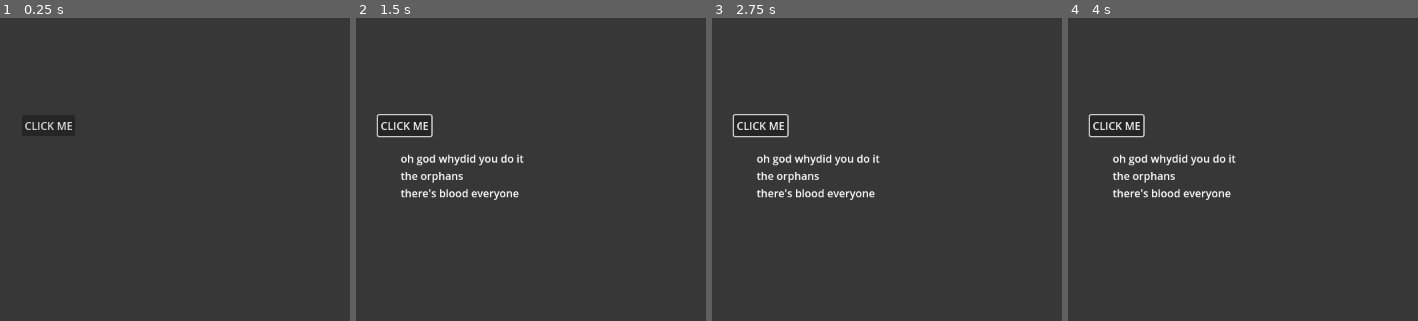
Above: before the commit, frames 1-4 (left to right).
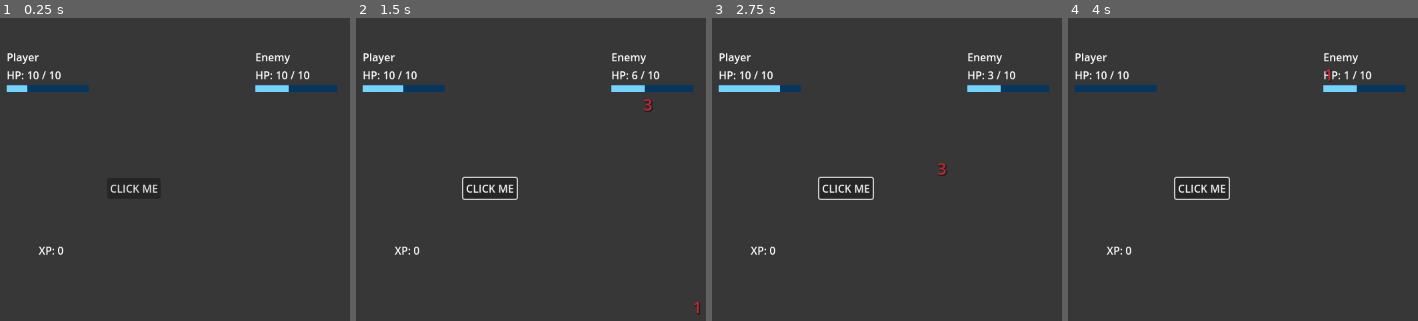
Above: after the commit, the same moments.

Repository: J0eCool/NullDream
Game: Godot game, scene res://SqueedleCraft/SqueedleCraft.tscn
The game is run twice, just before and just after one commit, with the same random seed, the same clock (stepped at 60 frames per second) and the same inputs. This scene is started directly instead of the project's main scene.
Inputs (mouse positions are in pixels of both pictures, inside the frame that each line leads up to):
- Up to frame 1 (0.25 s): no input
- Up to frame 2 (1.5 s): click "CLICK ME" at 0.5 s; move the mouse to (outside the picture) at 1.27 s; hold D (move_right) from 1.28 s (still down); tap J (attack) at 1.35 s; click (outside the picture) at 1.42 s
- Up to frame 3 (2.75 s): tap K (jump) at 1.52, 2.27 s; tap E (use) at 1.55, 2.1 s; move the mouse to (859, 299) at 2.02 s; release D (move_right) at 2.03 s; hold S (move_down) from 2.03 s (still down); tap J (attack) at 2.3 s
- Up to frame 4 (4 s): move the mouse to (outside the picture) at 2.77 s; release S (move_down) at 2.78 s; hold D (move_right) 2.78-3.53 s; tap J (attack) at 2.85, 3.8 s; tap E (use) at 3.05, 3.6 s; move the mouse to (outside the picture) at 3.52 s; hold W (move_up) from 3.53 s (still down); click (outside the picture) at 3.67 s; tap K (jump) at 3.77 s

The runs differ from the first frame. In frame 1, 2.3% of the frame differs, in the area x 1-97%, y 11-79%; in frame 2, 4.1%, in the area x 1-99%, y 11-98%; in frame 3, 4.0%; in frame 4, 4.0%.

Commit message:
SqueedleCraft is an idle game now, sure

Diff:
--- a/SqueedleCraft/SqueedleCraft.gd
+++ b/SqueedleCraft/SqueedleCraft.gd
@@ -1,15 +1,84 @@
 extends Control
+
+# let's just be a game real quick
+
+var player = {
+	level = 1,
+	max_hp = 10,
+}
+var enemy = {
+	level = 1,
+	max_hp = 10,
+}
+
+
+var hp_fmt = ""
+var attack_time = 0.0
+var xp = 0
+
+var damage_labels = []
 
 
 # Called when the node enters the scene tree for the first time.
 func _ready():
-	pass # Replace with function body.
+	hp_fmt = $Player/HP.text
+	player.hp = player.max_hp
+	enemy.hp = enemy.max_hp
+	update_labels()
 
 
-# Called every frame. 'delta' is the elapsed time since the previous frame.
-func _process(delta):
-	pass
+# Called every frame. 'dt' is the elapsed time since the previous frame.
+func _process(dt):
+	attack_time += dt
+	if attack_time > 1.0:
+		attack_time -= 1.0
+		do_attack()
+	$Player/AttackBar/Fill.size.x = $Player/AttackBar.size.x * attack_time
+
+	var to_rem = []
+	for i in range(damage_labels.size()):
+		var dam = damage_labels[i]
+		dam.t -= dt
+		if dam.t <= 0:
+			to_rem.append(i)
+		dam.v.y += 1500*dt
+		dam.label.position += dam.v*dt
+	for i in to_rem:
+		var dam = damage_labels[i]
+		damage_labels.remove_at(i)
+		$Damage.remove_child(dam.label)
 
 
 func _on_button_pressed():
-	$Label.visible = true
+	do_attack()
+
+
+func do_attack():
+	var damage = randi_range(1, 3)
+	enemy.hp -= damage
+	# better code health is to use preload().instantiate(), but this is simpler
+	var label = $Damage/Template.duplicate()
+	label.text = "{0}".format([damage])
+	label.position = $Enemy/HP.global_position
+	label.visible = true
+	$Damage.add_child(label)
+	var dam = {
+		label = label,
+		t = 1.0,
+		v = Vector2(
+			randf_range(-200.0, 200.0),
+			randf_range(-250.0, -500.0),
+		)
+	}
+	damage_labels.append(dam)
+
+	if enemy.hp <= 0:
+		enemy.hp = enemy.max_hp
+		xp += 1
+	update_labels()
+
+
+func update_labels():
+	$Player/HP.text = hp_fmt.format({"hp": player.hp, "max": player.max_hp})
+	$Enemy/HP.text = hp_fmt.format({"hp": enemy.hp, "max": enemy.max_hp})
+	$XP.text = "XP: {0}".format([xp])
--- a/SqueedleCraft/SqueedleCraft.tscn
+++ b/SqueedleCraft/SqueedleCraft.tscn
@@ -1,33 +1,114 @@
-[gd_scene load_steps=2 format=3 uid="uid://drob358kq6qwp"]
+[gd_scene load_steps=3 format=3 uid="uid://drob358kq6qwp"]
 
 [ext_resource type="Script" path="res://SqueedleCraft/SqueedleCraft.gd" id="1_ir8mt"]
+
+[sub_resource type="LabelSettings" id="LabelSettings_tiwk4"]
+font_size = 24
+font_color = Color(0.77, 0.1617, 0.192115, 1)
+outline_color = Color(0, 0, 0, 1)
+shadow_size = 4
+shadow_color = Color(0, 0, 0, 0.4)
 
 [node name="Control" type="Control"]
 layout_mode = 3
 anchors_preset = 15
 anchor_right = 1.0
 anchor_bottom = 1.0
+offset_left = -1.0
+offset_top = 1.0
+offset_right = -1.0
+offset_bottom = 1.0
 grow_horizontal = 2
 grow_vertical = 2
 script = ExtResource("1_ir8mt")
 
 [node name="Button" type="Button" parent="."]
 layout_mode = 0
-offset_left = 171.0
-offset_top = 218.0
-offset_right = 251.0
-offset_bottom = 249.0
+offset_left = 300.0
+offset_top = 311.0
+offset_right = 380.0
+offset_bottom = 342.0
 text = "CLICK ME"
 
-[node name="Label" type="Label" parent="."]
+[node name="Player" type="VBoxContainer" parent="."]
+layout_mode = 0
+offset_left = 149.0
+offset_top = 118.0
+offset_right = 272.0
+offset_bottom = 182.0
+
+[node name="Name" type="Label" parent="Player"]
+layout_mode = 2
+text = "Player
+"
+
+[node name="HP" type="Label" parent="Player"]
+layout_mode = 2
+text = "HP: {hp} / {max}"
+
+[node name="AttackBar" type="ColorRect" parent="Player"]
+custom_minimum_size = Vector2(0, 10)
+layout_mode = 2
+color = Color(0.0156863, 0.211765, 0.376471, 1)
+
+[node name="Fill" type="ColorRect" parent="Player/AttackBar"]
+layout_mode = 1
+anchors_preset = 9
+anchor_bottom = 1.0
+offset_right = 50.0
+grow_vertical = 2
+color = Color(0.45098, 0.835294, 1, 1)
+
+[node name="XP" type="Label" parent="."]
+layout_mode = 0
+offset_left = 197.0
+offset_top = 408.0
+offset_right = 256.0
+offset_bottom = 431.0
+text = "xp: {xp}"
+
+[node name="Enemy" type="VBoxContainer" parent="."]
+layout_mode = 2
+offset_left = 522.0
+offset_top = 118.0
+offset_right = 645.0
+offset_bottom = 182.0
+
+[node name="Name" type="Label" parent="Enemy"]
+layout_mode = 2
+text = "Enemy
+"
+
+[node name="HP" type="Label" parent="Enemy"]
+layout_mode = 2
+text = "HP: {hp} / {max}"
+
+[node name="AttackBar" type="ColorRect" parent="Enemy"]
+custom_minimum_size = Vector2(0, 10)
+layout_mode = 2
+color = Color(0.0156863, 0.211765, 0.376471, 1)
+
+[node name="Fill" type="ColorRect" parent="Enemy/AttackBar"]
+layout_mode = 1
+anchors_preset = 9
+anchor_bottom = 1.0
+offset_right = 50.0
+grow_vertical = 2
+color = Color(0.45098, 0.835294, 1, 1)
+
+[node name="Damage" type="Control" parent="."]
+anchors_preset = 0
+offset_right = 40.0
+offset_bottom = 40.0
+
+[node name="Template" type="Label" parent="Damage"]
 visible = false
 layout_mode = 0
-offset_left = 205.0
-offset_top = 271.0
-offset_right = 390.0
-offset_bottom = 349.0
-text = "oh god whydid you do it
-the orphans
-there's blood everyone"
+offset_left = 344.0
+offset_top = -172.0
+offset_right = 384.0
+offset_bottom = -149.0
+text = "777"
+label_settings = SubResource("LabelSettings_tiwk4")
 
 [connection signal="pressed" from="Button" to="." method="_on_button_pressed"]
--- a/project.godot
+++ b/project.godot
@@ -12,7 +12,7 @@
 
 config/name="NullDream"
 run/main_scene="res://Platformer/Platformer.tscn"
-config/features=PackedStringArray("4.2", "Forward Plus")
+config/features=PackedStringArray("4.3", "Forward Plus")
 config/icon="res://icon.svg"
 
 [display]
@@ -25,42 +25,42 @@
 
 move_right={
 "deadzone": 0.3,
-"events": [Object(InputEventKey,"resource_local_to_scene":fa …(172 unchanged characters)… eycode":68,"key_label":0,"unicode":100,"echo":false,"script":null)
+"events": [Object(InputEventKey,"resource_local_to_scene":fa …(172 unchanged characters)… eycode":68,"key_label":0,"unicode":100,"location":0,"echo":false,"script":null)
 , Object(InputEventJoypadMotion,"resource_local_to_scene":false,"resource_name":"","device":-1,"axis":0,"axis_value":1.0,"script":null)
 , Object(InputEventJoypadButton,"resource_local_to_scene":false,"resource_name":"","device":-1,"button_index":14,"pressure":0.0,"pressed":true,"script":null)
 ]
 }
 move_left={
 "deadzone": 0.3,
-"events": [Object(InputEventKey,"resource_local_to_scene":fa …(171 unchanged characters)… keycode":65,"key_label":0,"unicode":97,"echo":false,"script":null)
+"events": [Object(InputEventKey,"resource_local_to_scene":fa …(171 unchanged characters)… keycode":65,"key_label":0,"unicode":97,"location":0,"echo":false,"script":null)
 , Object(InputEventJoypadMotion,"resource_local_to_scene":false,"resource_name":"","device":-1,"axis":0,"axis_value":-1.0,"script":null)
 , Object(InputEventJoypadButton,"resource_local_to_scene":false,"resource_name":"","device":-1,"button_index":13,"pressure":0.0,"pressed":true,"script":null)
 ]
 }
 move_up={
 "deadzone": 0.3,
-"events": [Object(InputEventKey,"resource_local_to_scene":fa …(172 unchanged characters)… eycode":87,"key_label":0,"unicode":119,"echo":false,"script":null)
+"events": [Object(InputEventKey,"resource_local_to_scene":fa …(172 unchanged characters)… eycode":87,"key_label":0,"unicode":119,"location":0,"echo":false,"script":null)
 , Object(InputEventJoypadMotion,"resource_local_to_scene":false,"resource_name":"","device":-1,"axis":1,"axis_value":-1.0,"script":null)
 , Object(InputEventJoypadButton,"resource_local_to_scene":false,"resource_name":"","device":-1,"button_index":11,"pressure":0.0,"pressed":true,"script":null)
 ]
 }
 move_down={
 "deadzone": 0.3,
-"events": [Object(InputEventKey,"resource_local_to_scene":fa …(172 unchanged characters)… eycode":83,"key_label":0,"unicode":115,"echo":false,"script":null)
+"events": [Object(InputEventKey,"resource_local_to_scene":fa …(172 unchanged characters)… eycode":83,"key_label":0,"unicode":115,"location":0,"echo":false,"script":null)
 , Object(InputEventJoypadMotion,"resource_local_to_scene":false,"resource_name":"","device":-1,"axis":1,"axis_value":1.0,"script":null)
 , Object(InputEventJoypadButton,"resource_local_to_scene":false,"resource_name":"","device":-1,"button_index":12,"pressure":0.0,"pressed":true,"script":null)
 ]
 }
 jump={
 "deadzone": 0.5,
-"events": [Object(InputEventKey,"resource_local_to_scene":fa …(172 unchanged characters)… eycode":75,"key_label":0,"unicode":107,"echo":false,"script":null)
+"events": [Object(InputEventKey,"resource_local_to_scene":fa …(172 unchanged characters)… eycode":75,"key_label":0,"unicode":107,"location":0,"echo":false,"script":null)
 , Object(InputEventJoypadButton,"resource_local_to_scene":false,"resource_name":"","device":-1,"button_index":0,"pressure":0.0,"pressed":true,"script":null)
-, Object(InputEventKey,"resource_local_to_scene":false,"reso …(162 unchanged characters)… keycode":32,"key_label":0,"unicode":32,"echo":false,"script":null)
+, Object(InputEventKey,"resource_local_to_scene":false,"reso …(162 unchanged characters)… keycode":32,"key_label":0,"unicode":32,"location":0,"echo":false,"script":null)
 ]
 }
 attack={
 "deadzone": 0.5,
-"events": [Object(InputEventKey,"resource_local_to_scene":fa …(172 unchanged characters)… eycode":74,"key_label":0,"unicode":106,"echo":false,"script":null)
+"events": [Object(InputEventKey,"resource_local_to_scene":fa …(172 unchanged characters)… eycode":74,"key_label":0,"unicode":106,"location":0,"echo":false,"script":null)
 , Object(InputEventJoypadButton,"resource_local_to_scene":false,"resource_name":"","device":-1,"button_index":2,"pressure":0.0,"pressed":true,"script":null)
 ]
 }
@@ -86,12 +86,12 @@
 }
 exit={
 "deadzone": 0.5,
-"events": [Object(InputEventKey,"resource_local_to_scene":fa …(175 unchanged characters)… ode":4194305,"key_label":0,"unicode":0,"echo":false,"script":null)
+"events": [Object(InputEventKey,"resource_local_to_scene":fa …(175 unchanged characters)… ode":4194305,"key_label":0,"unicode":0,"location":0,"echo":false,"script":null)
 ]
 }
 use={
 "deadzone": 0.5,
-"events": [Object(InputEventKey,"resource_local_to_scene":fa …(172 unchanged characters)… eycode":69,"key_label":0,"unicode":101,"echo":false,"script":null)
+"events": [Object(InputEventKey,"resource_local_to_scene":fa …(172 unchanged characters)… eycode":69,"key_label":0,"unicode":101,"location":0,"echo":false,"script":null)
 ]
 }
 
